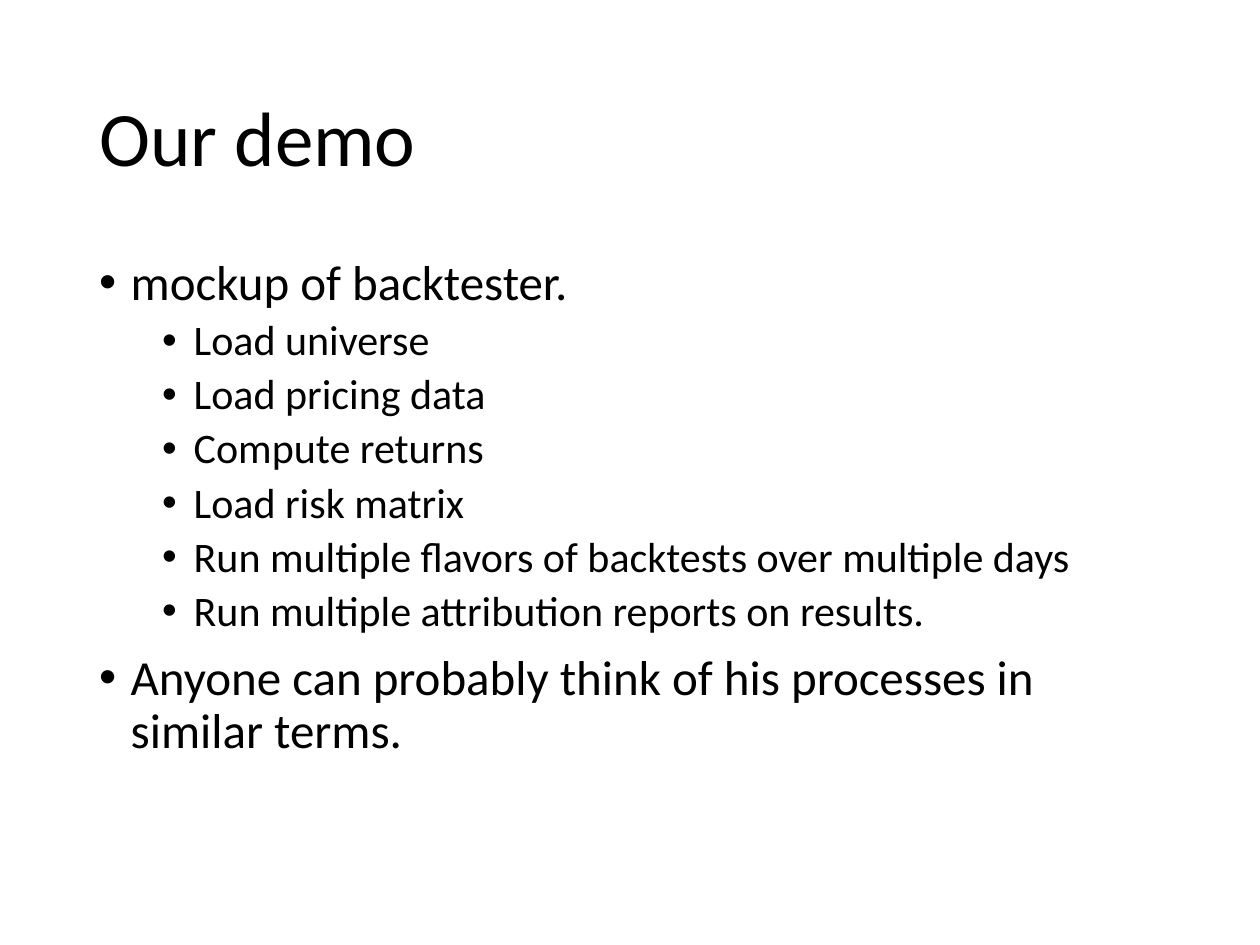
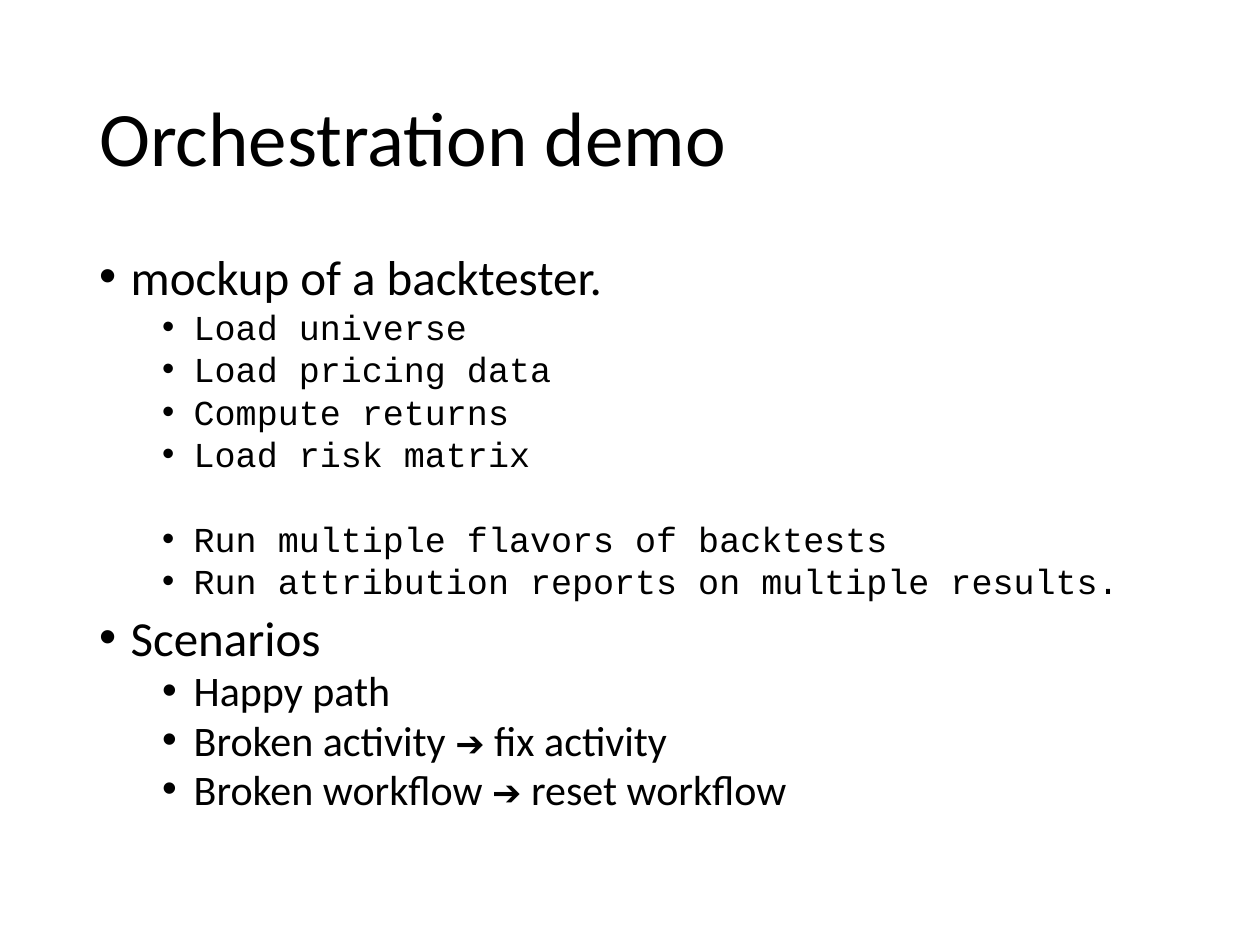
Before and after one commit to zconsult/am_temporal, a slide deck: slide 10 of Temporal.pptx (slide 11 before the commit). Drawn at 1260x945 pixels with LibreOffice and Linux fonts; fonts in the diff are those of the drawing. Boxes give left, top, right and bottom in pixels: in the first picture for what was removed or moved away, otherwise in the second. Text is boxed around its words. In the diff, an @@ line names an element or a change of style, - is before the commit and + after.

```diff
--- a/Temporal.pptx
+++ b/Temporal.pptx
@@ title at (99, 112, 726, 167): text changed @@
-Our demo
+Orchestration demo
@@ text at (131, 261, 602, 303): text changed @@
-• mockup of backtester.
+• mockup of a backtester.
@@ text at (194, 315, 551, 468): size 24 to 20 pt, font Calibri to Courier New in "Load universe", "Load pricing data", "Compute returns", "Load risk matrix"; line spacing 0.9 to 0.8 @@
@@ text at (131, 527, 1118, 806): text changed; size 24 to 20 pt @@
-  • Run multiple flavors of backtests over multiple days
-  • Run multiple attribution reports on results.
-• Anyone can probably think of his processes in similar terms.
+  • Run multiple flavors of backtests
+  • Run attribution reports on multiple results.
+• Scenarios
+  • Happy path
+  • Broken activity ➔ fix activity
+  • Broken workflow ➔ reset workflow
```
Also in this commit, not shown: 7 other slides changed, 6 slides added, 1 slide removed.
